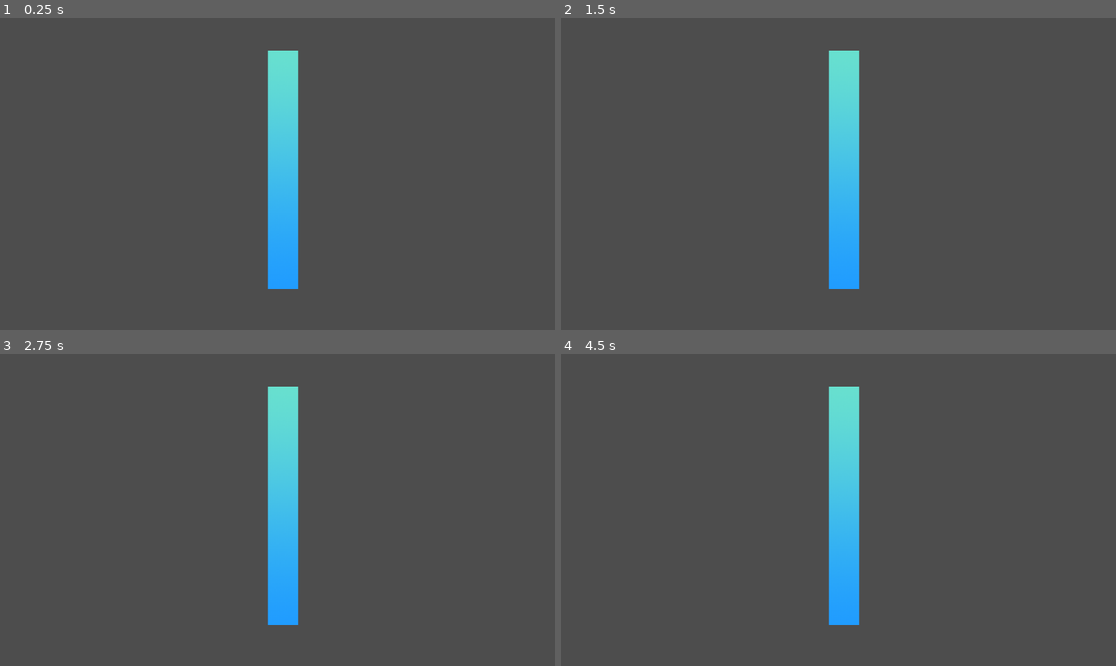
Above: before the commit, frames 1-4 (two rows, left to right).
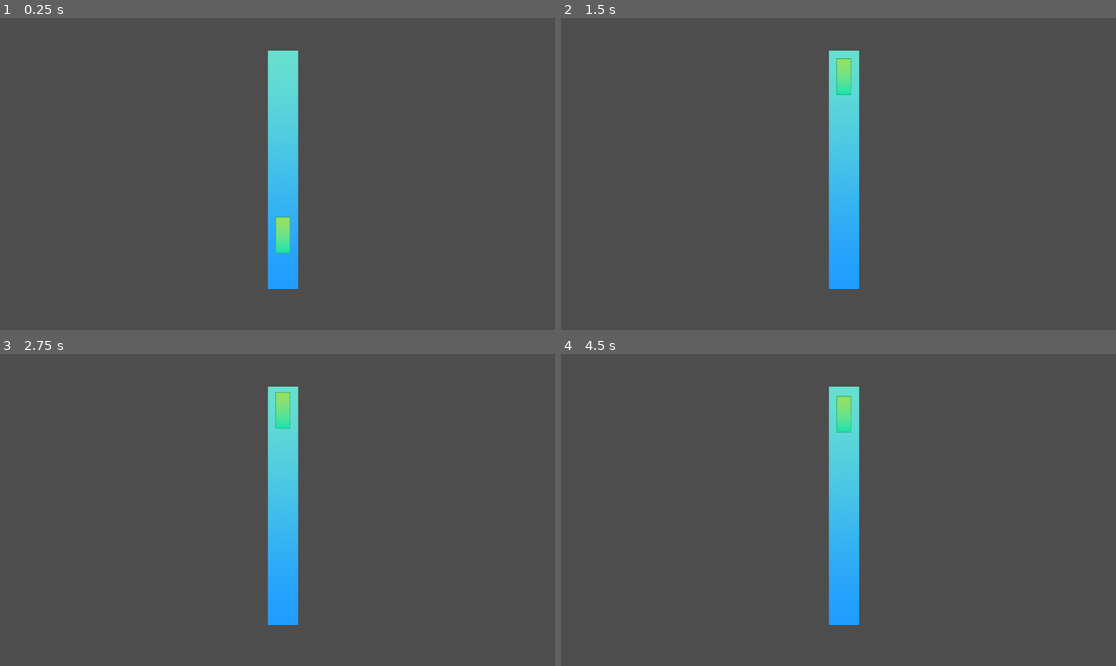
Above: after the commit, the same moments.

Repository: Anjellyrika/fishdew
Game: Godot game, scene res://main_level.tscn
Two runs of this game, one before a commit and one after it. Both use one fixed random seed, a clock stepped at 60 frames per second and the inputs below.
Inputs:
- Up to frame 1 (0.25 s): no input
- Up to frame 2 (1.5 s): hold Space (up, bound only after the commit) from 0.53 s (still down)
- Up to frame 3 (2.75 s): keep holding Space (up, bound only after the commit); tap Enter at 2 s
- Up to frame 4 (4.5 s): tap Enter at 3.5 s; release Space (up, bound only after the commit) at 4.28 s; tap Space (up, bound only after the commit) at 4.35 s

The runs differ from the first frame. In frame 1, 0.3% of the frame differs, in the area x 49-53%, y 63-76%; in frame 2, 0.3%; in frame 3, 0.3%; in frame 4, 0.3%.

Commit message:
feat: implement moving bobber

Diff:
--- /dev/null
+++ b/bobber.gd
@@ -0,0 +1,15 @@
+extends CharacterBody2D
+
+const VELOCITY: float = -30.0
+
+# Get the gravity from the project settings to be synced with RigidBody nodes.
+var gravity = ProjectSettings.get_setting("physics/2d/default_gravity")
+
+func _physics_process(delta):
+	if not is_on_floor():
+		velocity.y += gravity * delta
+
+	if Input.is_action_pressed("up"):
+		velocity.y += VELOCITY
+
+	move_and_slide()
--- /dev/null
+++ b/bobber.tscn
@@ -0,0 +1,14 @@
+[gd_scene load_steps=3 format=3 uid="uid://de6h5ffhco2kj"]
+
+[ext_resource type="Texture2D" uid="uid://cgy63s4oq2ctw" path="res://assets/bobber.png" id="1_42wna"]
+
+[sub_resource type="RectangleShape2D" id="RectangleShape2D_cludq"]
+size = Vector2(30, 76)
+
+[node name="Bobber" type="CharacterBody2D"]
+
+[node name="CollisionShape2D" type="CollisionShape2D" parent="."]
+shape = SubResource("RectangleShape2D_cludq")
+
+[node name="Bobber" type="Sprite2D" parent="."]
+texture = ExtResource("1_42wna")
--- a/main_level.tscn
+++ b/main_level.tscn
@@ -1,6 +1,8 @@
-[gd_scene load_steps=2 format=3 uid="uid://ho8poh5181ml"]
+[gd_scene load_steps=4 format=3 uid="uid://ho8poh5181ml"]
 
 [ext_resource type="Texture2D" uid="uid://e6j3nuqccsvs" path="res://assets/background.png" id="1_a8ib2"]
+[ext_resource type="PackedScene" uid="uid://de6h5ffhco2kj" path="res://bobber.tscn" id="2_emus2"]
+[ext_resource type="Script" path="res://bobber.gd" id="3_atkr1"]
 
 [node name="MainLevel" type="Node2D"]
 
@@ -18,3 +20,7 @@
 [node name="top edge" type="CollisionPolygon2D" parent="FishingRod"]
 position = Vector2(595, 123)
 polygon = PackedVector2Array(-39, -55, 24, -55, 24, -44, -39, -44)
+
+[node name="Bobber" parent="." instance=ExtResource("2_emus2")]
+position = Vector2(587, 418)
+script = ExtResource("3_atkr1")
--- a/project.godot
+++ b/project.godot
@@ -14,3 +14,13 @@
 run/main_scene="res://main_level.tscn"
 config/features=PackedStringArray("4.1", "Forward Plus")
 config/icon="res://icon.svg"
+
+[input]
+
+up={
+"deadzone": 0.5,
+"events": [Object(InputEventKey,"resource_local_to_scene":false,"resource_name":"","device":-1,"window_id":0,"alt_pressed":false,"shift_pressed":false,"ctrl_pressed":false,"meta_pressed":false,"pressed":false,"keycode":0,"physical_keycode":32,"key_label":0,"unicode":32,"echo":false,"script":null)
+, Object(InputEventKey,"resource_local_to_scene":false,"resource_name":"","device":-1,"window_id":0,"alt_pressed":false,"shift_pressed":false,"ctrl_pressed":false,"meta_pressed":false,"pressed":false,"keycode":0,"physical_keycode":4194309,"key_label":0,"unicode":0,"echo":false,"script":null)
+, Object(InputEventMouseButton,"resource_local_to_scene":false,"resource_name":"","device":-1,"window_id":0,"alt_pressed":false,"shift_pressed":false,"ctrl_pressed":false,"meta_pressed":false,"button_mask":0,"position":Vector2(0, 0),"global_position":Vector2(0, 0),"factor":1.0,"button_index":1,"canceled":false,"pressed":false,"double_click":false,"script":null)
+]
+}
